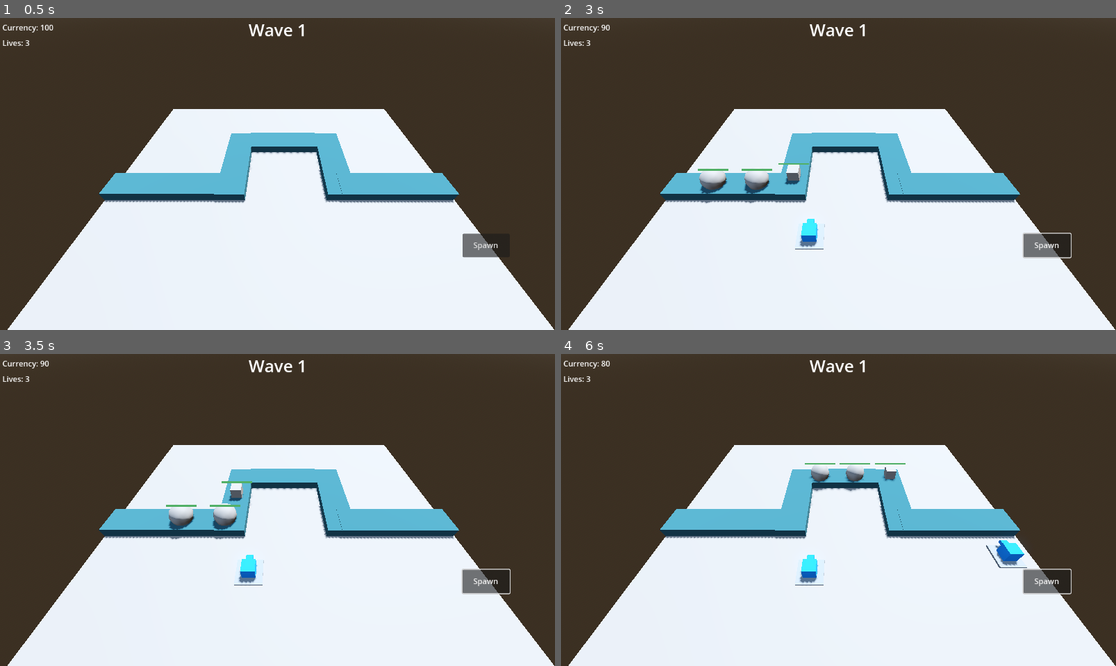
Above: before the commit, frames 1-4 (two rows, left to right).
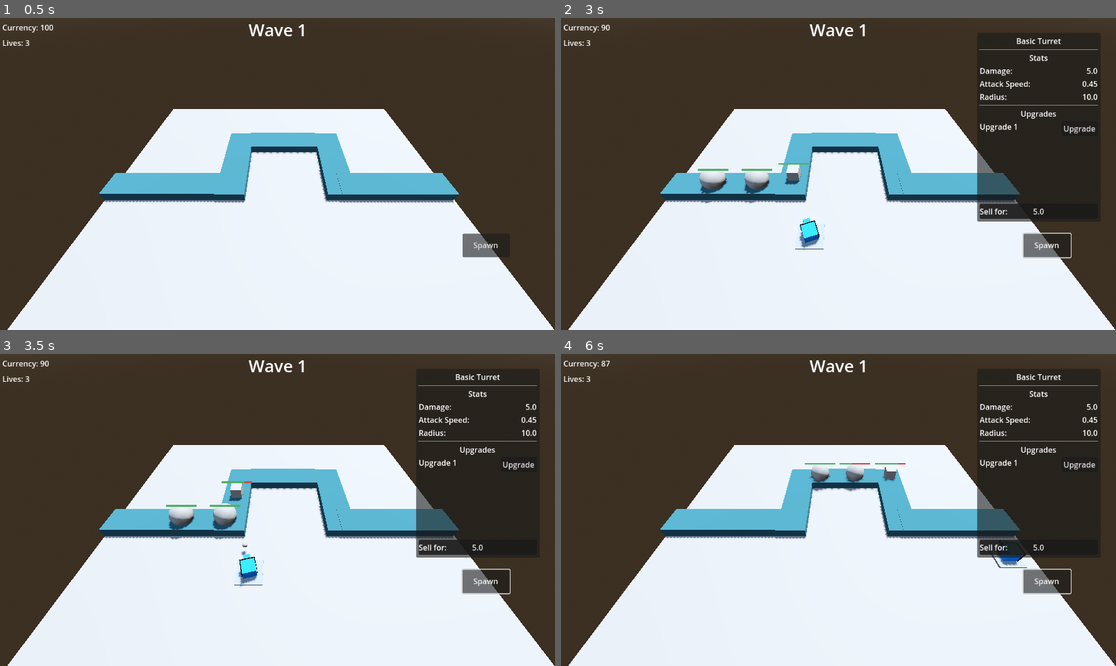
Above: after the commit, the same moments.

Repository: BurnabySouthGameDev/TowerDefence
Game: Godot game, scene res://Scenes/main.tscn
The game is run twice, just before and just after one commit, with the same random seed, the same clock (stepped at 60 frames per second) and the same inputs.
Inputs (mouse positions are in pixels of both pictures, inside the frame that each line leads up to):
- Up to frame 1 (0.5 s): no input
- Up to frame 2 (3 s): click "Spawn" at 0.5 s; click "Cancel" at 1.25 s; click "Spawn" at 2 s; move the mouse to (810, 236) at 2.77 s; click (810, 236) at 2.92 s
- Up to frame 3 (3.5 s): no input
- Up to frame 4 (6 s): click (1077, 463) at 3.5 s, where only the run after the commit has a clickable "Upgrade"; click (1038, 547) at 4.25 s, where only the run after the commit has a clickable "7.0"; click "Spawn" at 5 s; move the mouse to (1005, 556) at 5.77 s; click (1005, 556) at 5.92 s

Frame 1 is identical in both runs. In frame 2, 3.0% of the frame differs, in the area x 42-97%, y 6-75%; in frame 3, 3.0%; in frame 4, 3.2%, in the area x 8-97%, y 2-75%.
Error before the commit: Parse Error: Variable "selected" has the same name as a previously declared variable. (res://Scripts/turrets/basic_turret.gd:35)

Commit message:
Bugfixing

Diff:
--- a/Scenes/main.tscn
+++ b/Scenes/main.tscn
@@ -1,11 +1,11 @@
-[gd_scene load_steps=12 format=3 uid="uid://dxt1ttcllxx1g"]
+[gd_scene load_steps=13 format=3 uid="uid://dxt1ttcllxx1g"]
 
 [ext_resource type="Script" uid="uid://ns7g5warqqu5" path="res://Scripts/enemy_spawn.gd" id="2_ibv0h"]
-[ext_resource type="Script" uid="uid://bh40hhbshvymn" path="res://Scripts/ui/currency_display.gd" id="3_8gbba"]
-[ext_resource type="Script" uid="uid://dq8n1fjdqpre3" path="res://Scripts/ui/spawn_button.gd" id="4_jjvhh"]
+[ext_resource type="Script" uid="uid://bh40hhbshvymn" path="res://Scripts/UI/currency_display.gd" id="3_8gbba"]
+[ext_resource type="Script" uid="uid://dq8n1fjdqpre3" path="res://Scripts/UI/spawn_button.gd" id="4_jjvhh"]
 [ext_resource type="PackedScene" uid="uid://dvdps78t4kco7" path="res://Scenes/UI/menu.tscn" id="5_21xkr"]
 [ext_resource type="PackedScene" uid="uid://gvaje4p786yv" path="res://Scenes/tower_manager.tscn" id="5_kry3j"]
-[ext_resource type="PackedScene" uid="uid://bug3yv3yrxb8j" path="res://Scenes/UI/lives.tscn" id="8_ynf5e"]
+[ext_resource type="PackedScene" path="res://Scenes/UI/lives.tscn" id="8_ynf5e"]
 
 [sub_resource type="ProceduralSkyMaterial" id="ProceduralSkyMaterial_6m1b0"]
 sky_horizon_color = Color(0.64625, 0.65575, 0.67075, 1)
--- a/Scenes/turrets/basic_turret/basic_turret.tscn
+++ b/Scenes/turrets/basic_turret/basic_turret.tscn
@@ -2,8 +2,8 @@
 
 [ext_resource type="Script" uid="uid://ghb85u66ywux" path="res://Scripts/turrets/basic_turret.gd" id="1_orhfn"]
 [ext_resource type="Resource" uid="uid://c0c22g0dy87a1" path="res://Resources/Towers/basic_turret.tres" id="2_7llsl"]
-[ext_resource type="PackedScene" uid="uid://c2xxq7dd1p7rk" path="res://Scenes/turrets/basic_turret/basic_bullet.tscn" id="3_7llsl"]
-[ext_resource type="PackedScene" uid="uid://cw7yg6e0jmot0" path="res://Scenes/turrets/radar.tscn" id="3_8c8dr"]
+[ext_resource type="PackedScene" uid="uid://c2xxq7dd1p7rk" path="res://Scenes/Turrets/basic_turret/basic_bullet.tscn" id="3_7llsl"]
+[ext_resource type="PackedScene" uid="uid://cw7yg6e0jmot0" path="res://Scenes/Turrets/radar.tscn" id="3_8c8dr"]
 [ext_resource type="Script" uid="uid://c05b2u3qourdf" path="res://Scripts/turrets/select.gd" id="4_mmqk2"]
 
 [sub_resource type="StandardMaterial3D" id="StandardMaterial3D_7llsl"]
--- a/Scripts/turrets/basic_turret.gd
+++ b/Scripts/turrets/basic_turret.gd
@@ -20,8 +20,7 @@
 var bullet_pierce := 0
 
 
-var selectable: bool = false
-var selected: bool = false:
+var selectable: bool = false:
 	set(value):
 		if selectable == value:
 			return
@@ -32,6 +31,7 @@
 			Global.selectable_tower = self
 		else:
 			Global.selectable_tower = null
+
 var selected: bool = false:
 	set(value):
 		if selected == value:
@@ -94,7 +94,7 @@
 	bullet.damage = resource.damage
 	bullet.hit_enemy.connect(func (remaining):
 		if remaining <= 0:
-			get_node("/root/Main/GameUI/CurrencyDisplay/CurrencyLabel").add(5)
+			get_node("/root/Main/GameUI/CurrencyDisplay/MarginContainer/CurrencyLabel").add(5)
 	)
 
 	add_child(bullet)
